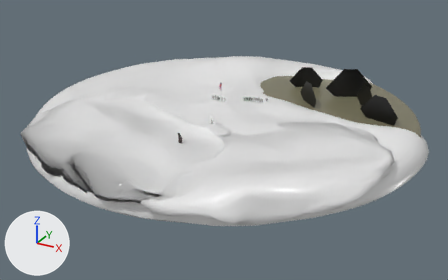
What one commit did to the COLLADA model scene4/models/Australian_invasion_v5.dae.
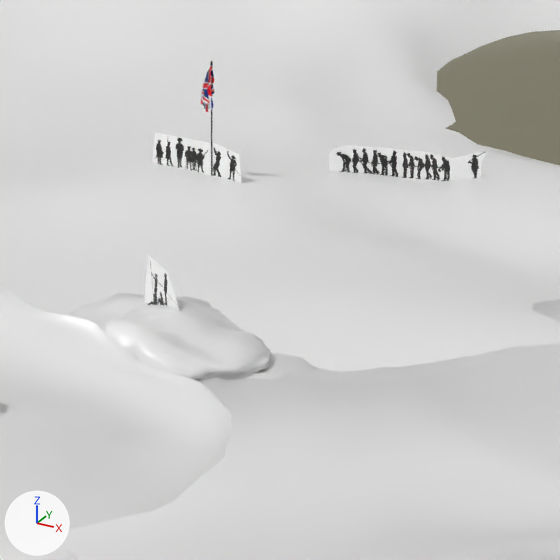
Each version is shown whole from a camera (50 mm lens) standing at (7.08, -13.07, 6.0) and looking at (0.08, -0.34, -0.37), then close up on the part from 41% to 63% of the width and 25% to 60% of the height. Every picture has the same lights, and +X, +Y and +Z are marked at lower left. Where no turn or scale is listed for an object, it has been applied to the vertices.

Names of what the first close-up shows: 'Objects', 'Rocks', 'Terrain', 'Water'.
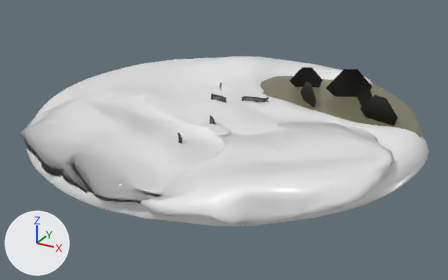
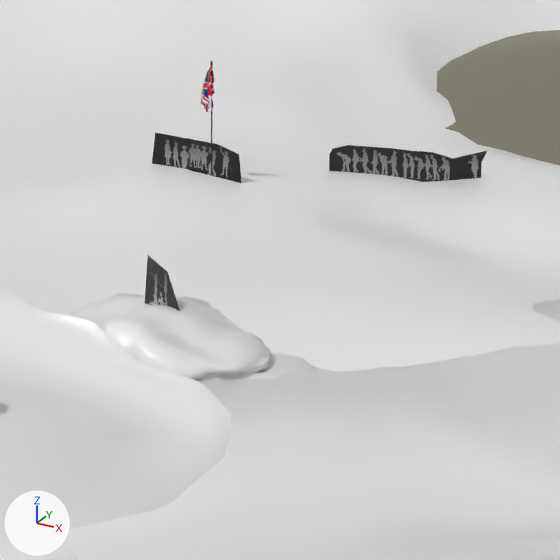
Boxes [x1, y1, x2, y2] around the edits, measured in the close-ups (560 x 560 px):
'Objects', surface changed (white to grey): [145, 133, 487, 311] in both

Edits to the bpy script that builds the scene:
```text
Add img_jiembe_cutouts_073_png:
    img_jiembe_cutouts_073_png = load_image('Jiembe_Cutouts_073.png', 'Objects/Jiembe_Cutouts_073.png', 835, 834, 'sRGB')
Add img_jiembe_cutouts_072_png:
    img_jiembe_cutouts_072_png = load_image('Jiembe_Cutouts_072.png', 'Objects/Jiembe_Cutouts_072.png', 1627, 1626, 'sRGB')
Add img_jiembe_cutouts_07_g_png:
    img_jiembe_cutouts_07_g_png = load_image('Jiembe_Cutouts_07_g.png', 'Objects/Jiembe_Cutouts_07_g.png', 1121, 1120, 'sRGB')
Change mat_settlers:
    mat_settlers.texture: img_jiembe_cutouts_07_jpg -> img_jiembe_cutouts_07_g_png
Change mat_prisioners:
    mat_prisioners.texture: img_jiembe_cutouts_072_jpg -> img_jiembe_cutouts_072_png
Change mat_abor1:
    mat_abor1.texture: img_jiembe_cutouts_073_jpg -> img_jiembe_cutouts_073_png
```
